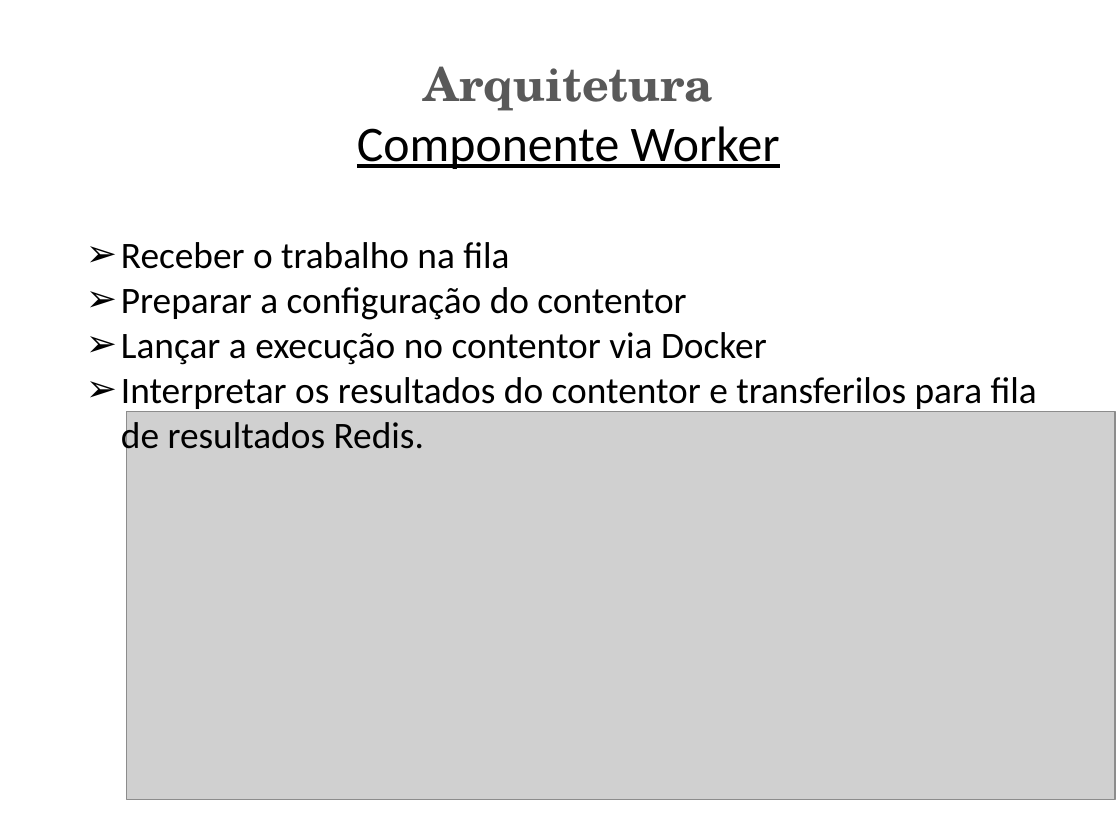
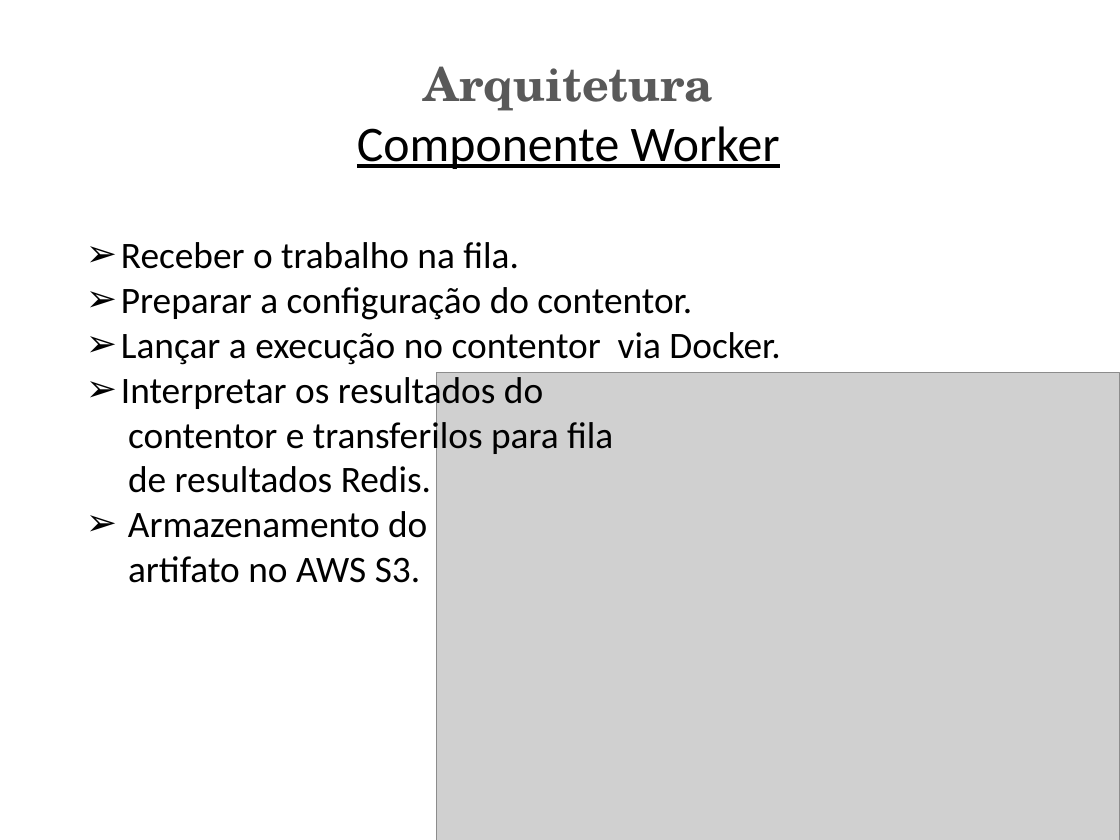
Before and after one commit to marcinschi-iuri/ciaasDocs, a slide deck: slide 10 of PCIS.pptx. Drawn at 1120x840 pixels with LibreOffice and Linux fonts; fonts in the diff are those of the drawing; grey boxes stand for pictures. Boxes give left, top, right and bottom in pixels: in the first picture for what was removed or moved away, otherwise in the second. Text is boxed around its words. In the diff, an @@ line names an element or a change of style, - is before the commit and + after.

```diff
--- a/PCIS.pptx
+++ b/PCIS.pptx
@@ text at [121,242,780,583]: text changed @@
-➢ Receber o trabalho na fila
-➢ Preparar a configuração do contentor
-➢ Lançar a execução no contentor via Docker
-➢ Interpretar os resultados do contentor e transferilos para fila de resultados Redis.
+➢ Receber o trabalho na fila.
+➢ Preparar a configuração do contentor.
+➢ Lançar a execução no contentor via Docker.
+➢ Interpretar os resultados do
+contentor e transferilos para fila
+de resultados Redis.
+➢ Armazenamento do
+artifato no AWS S3.
@@ picture: place and size @@
-picture at [127,411,1116,799]
+picture at [437,372,1120,840]
```
Also in this commit, not shown: 5 other slides changed, 1 other file.
